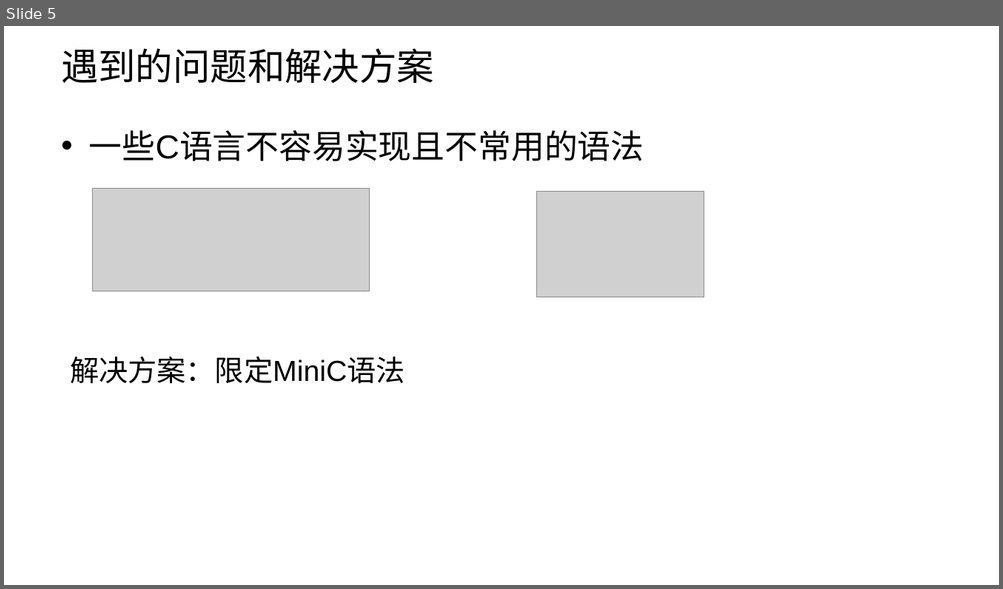
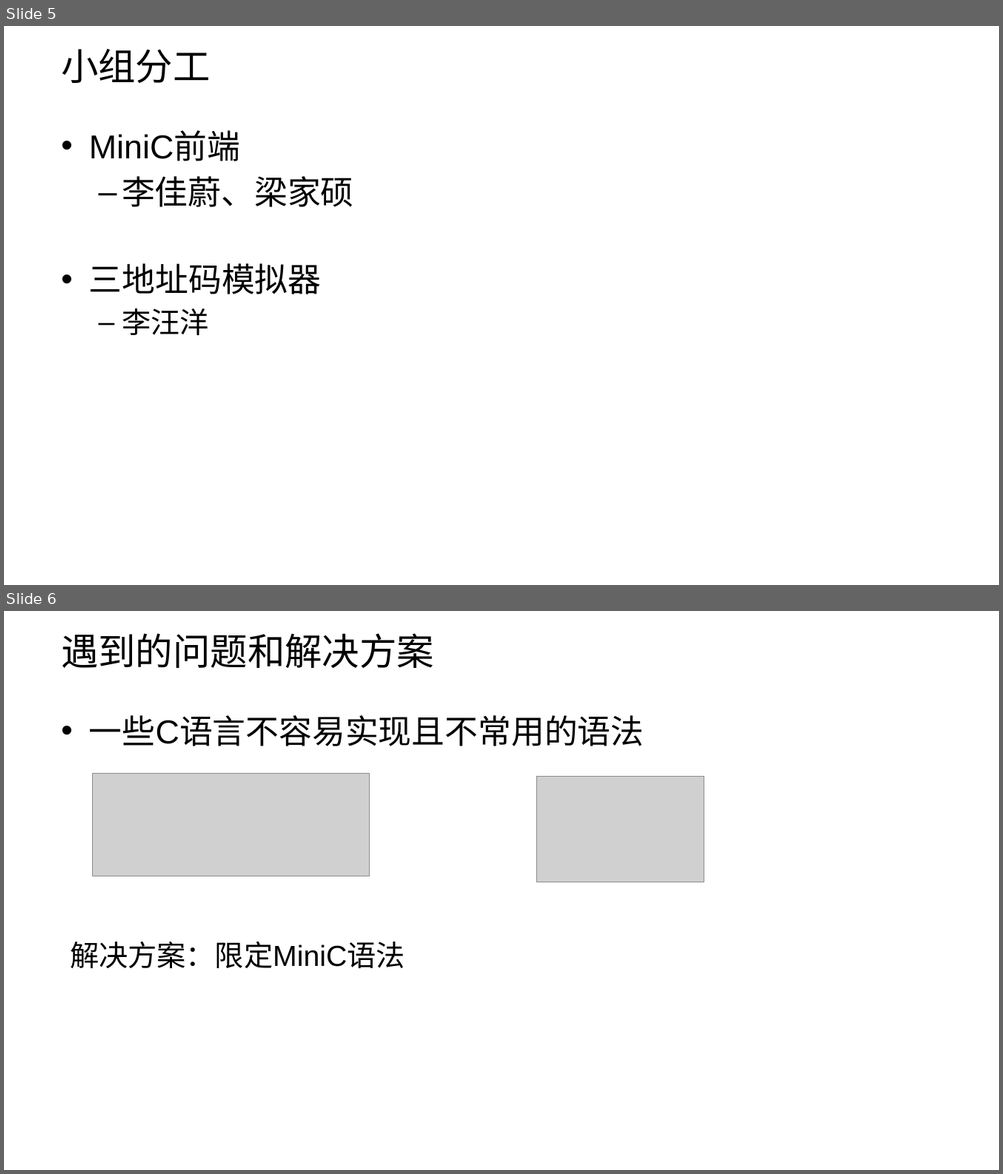
Before and after one commit to liwyNo/MiniCCompiler, a slide deck: doc/midterm.pptx. Shown one above the other, each under a label of ours: slide 5 before the commit, slides 5 and 6 after it. The pictures are 1003x589 and 1003x1174 pixels, drawn with LibreOffice and Linux fonts; fonts in the diff are those of the drawing; grey boxes stand for pictures; background and template pictures are left out. Boxes give left, top, right and bottom in pixels: in the first picture for what was removed or moved away, otherwise in the second. Text is boxed around its words. In the diff, an @@ line names an element or a change of style, - is before the commit and + after.

Commit message:
add teamwork

```diff
--- a/doc/midterm.pptx
+++ b/doc/midterm.pptx
@@ slide 5 added at (4,26,999,585), background picture (left out) @@
@@ title added at (61,49,210,83), 36 pt, text #000000 @@
+小组分工
@@ text added at (89,133,354,335), 32 pt, text #000000 @@
+• MiniC前端
+  – 李佳蔚、梁家硕
+• 三地址码模拟器
+  – 李汪洋
@@ what was slide 5 is now slide 6 @@
```
